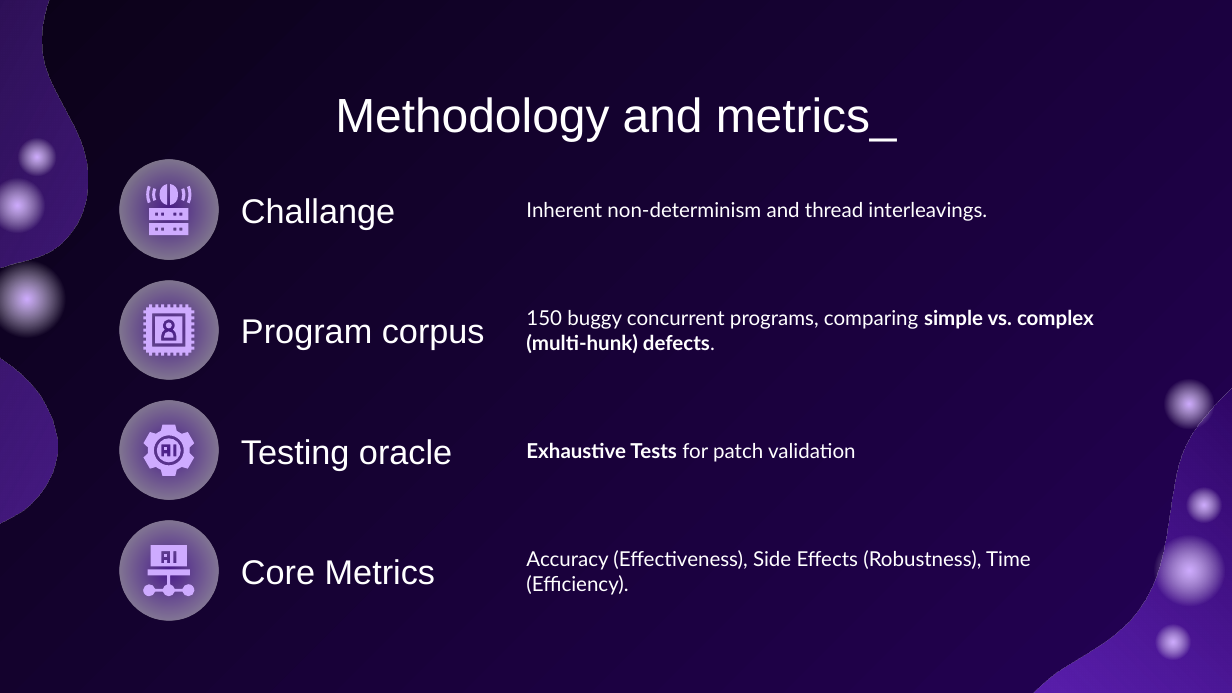
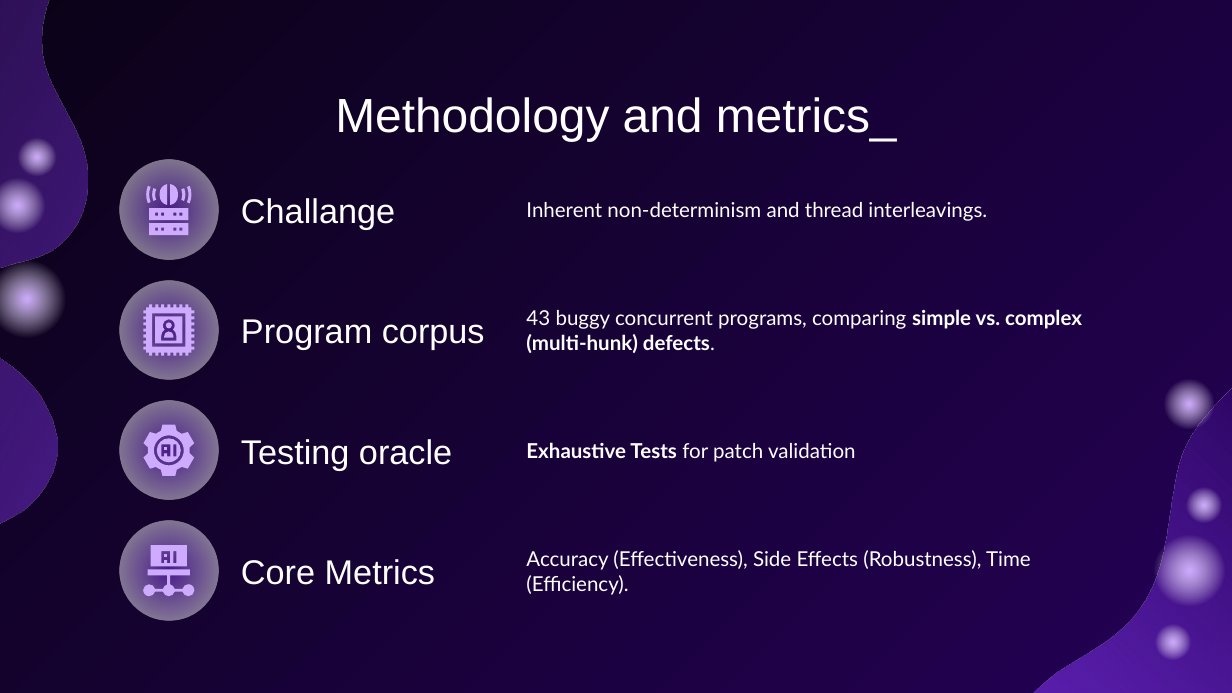
Before and after one commit to sefiSB/kutmod, a slide deck: slide 5 of designed.pptx. Drawn at 1232x693 pixels with LibreOffice and Linux fonts; fonts in the diff are those of the drawing. Boxes give left, top, right and bottom in pixels: in the first picture for what was removed or moved away, otherwise in the second. Text is boxed around its words. In the diff, an @@ line names an element or a change of style, - is before the commit and + after.

```diff
--- a/designed.pptx
+++ b/designed.pptx
@@ subtitle at box(526, 309, 1082, 353): text changed @@
-150 buggy concurrent programs, comparing simple vs. complex (multi-hunk) defects.
+43 buggy concurrent programs, comparing simple vs. complex (multi-hunk) defects.
```
Also in this commit, not shown: 5 other slides changed, 1 slide added, 29 slides removed, 3 other files.
